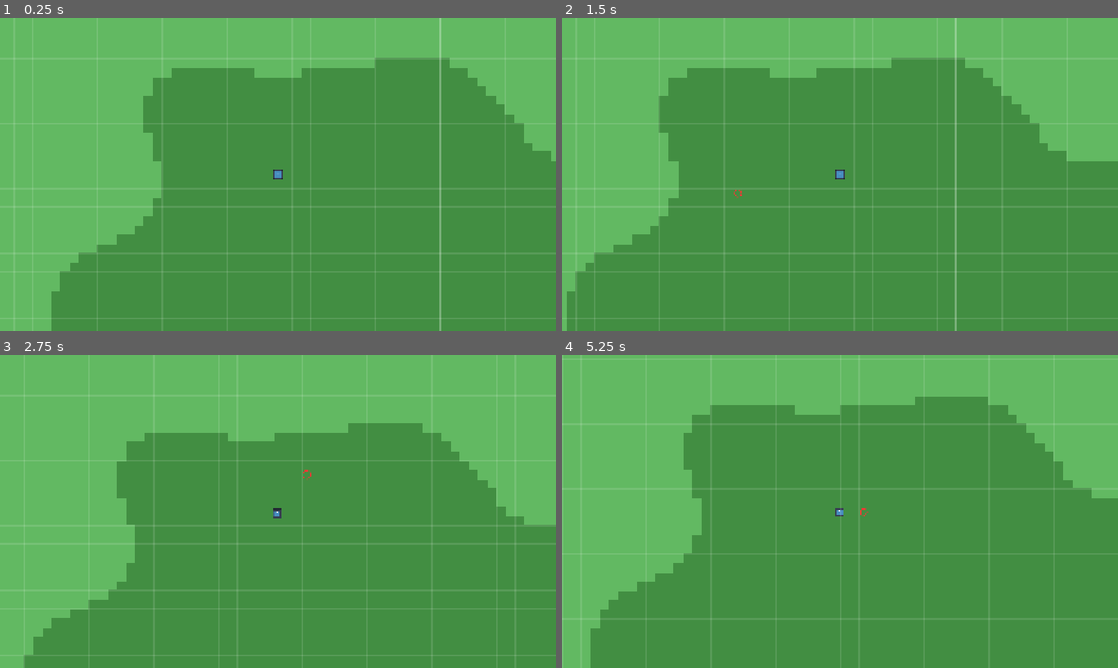
Above: before the commit, frames 1-4 (two rows, left to right).
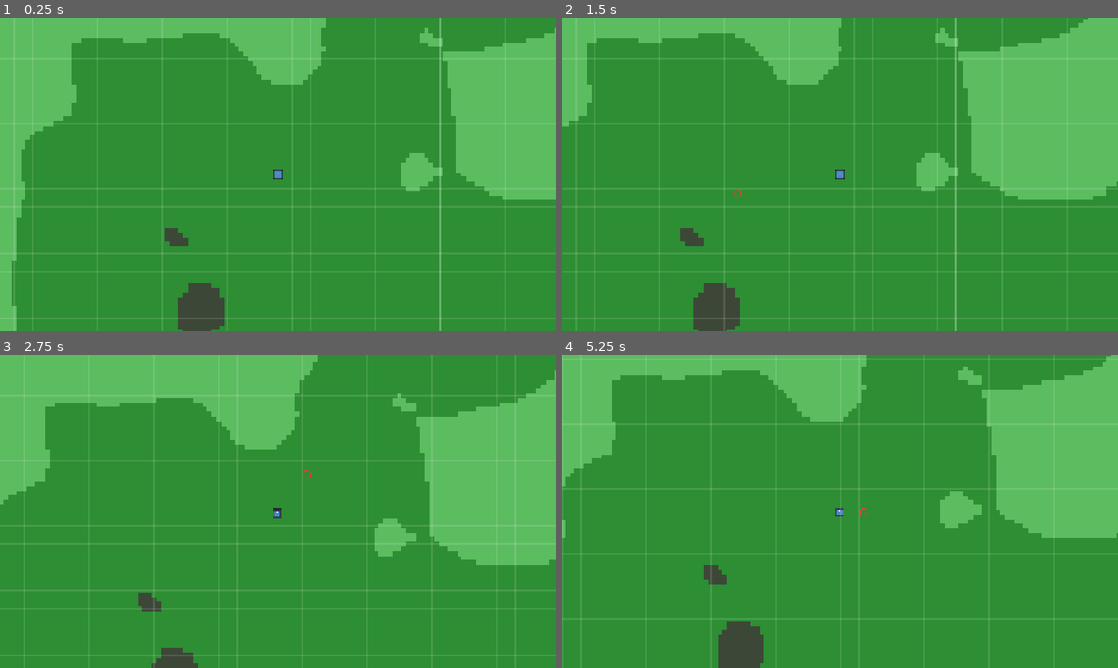
Above: after the commit, the same moments.

Repository: Zathmier/necromancer-game-public
Game: Godot game, scene res://scenes/main.tscn
Same seed, same stepped clock (60 frames per second), same inputs: the game is played once before the commit and once after it. The engine's default icon, where the game draws it, is replaced by a stand-in: a white triangle on a blue panel in a dark square.
Inputs (mouse positions are in pixels of both pictures, inside the frame that each line leads up to):
- Up to frame 1 (0.25 s): no input
- Up to frame 2 (1.5 s): tap Enter at 0.5 s; move the mouse to (962, 158) at 0.52 s; click (962, 158) at 0.67 s; move the mouse to (728, 190) at 1.27 s; click (728, 190) at 1.42 s
- Up to frame 3 (2.75 s): move the mouse to (333, 442) at 2.02 s; click (333, 442) at 2.17 s
- Up to frame 4 (5.25 s): move the mouse to (812, 574) at 2.77 s; click (812, 574) at 2.92 s; move the mouse to (1006, 558) at 3.52 s; click (1006, 558) at 3.67 s; move the mouse to (673, 464) at 4.27 s; click (673, 464) at 4.42 s; move the mouse to (867, 511) at 5.02 s; click (867, 511) at 5.17 s

The runs differ from the first frame. In frame 1, 28% of the frame differs, in the area x 2-100%, y 0-100%; in frame 2, 26%; in frame 3, 31%, in the area x 0-100%, y 0-100%; in frame 4, 28%.

Commit message:
WorldTileMap: fix strict typing (keys -> Array[String]) and minor typed cleanups

Diff:
--- a/scripts/Main.gd
+++ b/scripts/Main.gd
@@ -1,10 +1,10 @@
 extends Node2D
 
-const PlayerScript   = preload("res://scripts/player/Player.gd")
-const ConsoleScript  = preload("res://scripts/ui/Console.gd")
-const GridScript     = preload("res://scripts/debug/Grid.gd")
-const WorldGenScript = preload("res://scripts/world/WorldGen.gd")
-const WorldViewScript= preload("res://scripts/world/WorldDebugPainter.gd")
+const PlayerScript    = preload("res://scripts/player/Player.gd")
+const ConsoleScript   = preload("res://scripts/ui/Console.gd")
+const GridScript      = preload("res://scripts/debug/Grid.gd")
+const WorldGenScript  = preload("res://scripts/world/WorldGen.gd")
+const WorldMapScript  = preload("res://scripts/world/WorldTileMap.gd")
 
 const TILE := 32
 const HALF_TILE := TILE / 2
@@ -12,7 +12,7 @@
 func _ready() -> void:
 	_configure_window()
 
-	# Screen overlay grid
+	# Screen overlay grid (CanvasLayer so it doesn't transform with world)
 	var grid_layer := CanvasLayer.new()
 	grid_layer.name = "GridLayer"
 	add_child(grid_layer)
@@ -22,16 +22,17 @@
 	grid.set_script(GridScript)
 	grid_layer.add_child(grid)
 
-	# World generator + debug painter
+	# World generator
 	var world := Node.new()
 	world.name = "WorldGen"
 	world.set_script(WorldGenScript)
 	add_child(world)
 
-	var view := Node2D.new()
-	view.name = "WorldView"
-	view.set_script(WorldViewScript)
-	add_child(view)
+	# TileMap world renderer (streaming)
+	var world_map := Node2D.new()
+	world_map.name = "WorldMapRoot"
+	world_map.set_script(WorldMapScript)
+	add_child(world_map)
 
 	# Player
 	var player := CharacterBody2D.new()
@@ -58,4 +59,4 @@
 	ui.add_child(console)
 
 func _configure_window() -> void:
-	DisplayServer.window_set_size(Vector2i(1920,1080))
+	DisplayServer.window_set_size(Vector2i(1920, 1080))
--- /dev/null
+++ b/scripts/world/WorldTileMap.gd
@@ -0,0 +1,148 @@
+extends Node2D
+# Streamed TileMap renderer for biomes.
+# Godot 4.5 / GDScript. No inspector setup required.
+
+const TILE := 32
+const CHUNK_TILES := 48
+const CHUNK_MARGIN := 1  # stream 1 chunk beyond view
+
+# Colors per biome
+const BIOME_COLORS := {
+	"water":  Color(0.18, 0.42, 0.95),
+	"sand":   Color(0.84, 0.76, 0.52),
+	"grass":  Color(0.36, 0.74, 0.38),
+	"forest": Color(0.18, 0.56, 0.20),
+	"rock":   Color(0.24, 0.28, 0.22),
+}
+
+var _tilemap: TileMap
+var _tileset: TileSet
+var _atlas_id: int = -1
+var _biome_atlas_coord: Dictionary[String, Vector2i] = {}  # biome -> atlas coord
+
+var _loaded_chunks: Dictionary[Vector2i, bool] = {}
+var _last_cam_pos: Vector2 = Vector2.INF
+var _last_cam_zoom: Vector2 = Vector2.INF
+var _last_vp_size: Vector2 = Vector2.ZERO
+
+@onready var _worldgen: Node = get_tree().current_scene.find_child("WorldGen", true, false)
+
+func _ready() -> void:
+	_build_tileset()
+	_tilemap = TileMap.new()
+	_tilemap.name = "WorldMap"
+	_tilemap.tile_set = _tileset
+	_tilemap.cell_quadrant_size = 16
+	_tilemap.rendering_quadrant_size = 16
+	add_child(_tilemap)
+	set_process(true)
+
+func _process(_dt: float) -> void:
+	var cam := get_viewport().get_camera_2d()
+	if cam == null:
+		return
+
+	var vp_size: Vector2 = get_viewport_rect().size
+	if cam.global_position.distance_to(_last_cam_pos) < 8.0 and cam.zoom == _last_cam_zoom and vp_size == _last_vp_size:
+		return # nothing significant changed
+
+	_last_cam_pos = cam.global_position
+	_last_cam_zoom = cam.zoom
+	_last_vp_size = vp_size
+
+	var world_rect: Rect2 = _world_rect_visible(cam, vp_size)
+	_update_stream(world_rect)
+
+# ---------- tileset build ----------
+
+func _build_tileset() -> void:
+	# Convert Variant[] -> String[] explicitly (strict typing)
+	var raw_keys: Array = BIOME_COLORS.keys()
+	var names: Array[String] = []
+	for k in raw_keys:
+		names.append(String(k))
+	names.sort()
+
+	var count: int = names.size()
+	var atlas_img := Image.create(TILE * count, TILE, false, Image.FORMAT_RGBA8)
+
+	for i in range(count):
+		var tile_img := Image.create(TILE, TILE, false, Image.FORMAT_RGBA8)
+		tile_img.fill(BIOME_COLORS[names[i]])
+		atlas_img.blit_rect(tile_img, Rect2i(Vector2i.ZERO, Vector2i(TILE, TILE)), Vector2i(i * TILE, 0))
+
+	var tex := ImageTexture.create_from_image(atlas_img)
+
+	var atlas := TileSetAtlasSource.new()
+	atlas.texture = tex
+	atlas.texture_region_size = Vector2i(TILE, TILE)
+
+	for i in range(count):
+		var coord: Vector2i = Vector2i(i, 0)
+		atlas.create_tile(coord)
+		_biome_atlas_coord[names[i]] = coord
+
+	_tileset = TileSet.new()
+	_atlas_id = _tileset.add_source(atlas)
+
+# ---------- streaming ----------
+
+func _world_rect_visible(cam: Camera2D, vp_size: Vector2) -> Rect2:
+	var size_ws: Vector2 = vp_size * cam.zoom
+	var tl_ws: Vector2 = cam.get_screen_center_position() - size_ws * 0.5
+	return Rect2(tl_ws, size_ws)
+
+func _update_stream(world_rect: Rect2) -> void:
+	var tl_tile := Vector2i(floori(world_rect.position.x / TILE), floori(world_rect.position.y / TILE))
+	var br: Vector2 = world_rect.position + world_rect.size
+	var br_tile := Vector2i(floori(br.x / TILE), floori(br.y / TILE))
+
+	var min_cx: int = floori(float(tl_tile.x) / CHUNK_TILES) - CHUNK_MARGIN
+	var min_cy: int = floori(float(tl_tile.y) / CHUNK_TILES) - CHUNK_MARGIN
+	var max_cx: int = floori(float(br_tile.x) / CHUNK_TILES) + CHUNK_MARGIN
+	var max_cy: int = floori(float(br_tile.y) / CHUNK_TILES) + CHUNK_MARGIN
+
+	var wanted: Dictionary[Vector2i, bool] = {}
+
+	for cy in range(min_cy, max_cy + 1):
+		for cx in range(min_cx, max_cx + 1):
+			var c: Vector2i = Vector2i(cx, cy)
+			wanted[c] = true
+			if not _loaded_chunks.has(c):
+				_load_chunk(c)
+
+	# figure out which loaded chunks are no longer wanted
+	var to_remove: Array[Vector2i] = []
+	for k in _loaded_chunks.keys():
+		var ck := k as Vector2i
+		if not wanted.has(ck):
+			to_remove.append(ck)
+
+	for c in to_remove:
+		_unload_chunk(c)
+
+func _load_chunk(c: Vector2i) -> void:
+	if _worldgen == null or not _worldgen.has_method("get_biome"):
+		push_warning("WorldGen.get_biome not found; skipping chunk render")
+		return
+
+	var start_wx: int = c.x * CHUNK_TILES
+	var start_wy: int = c.y * CHUNK_TILES
+
+	for ty in range(CHUNK_TILES):
+		for tx in range(CHUNK_TILES):
+			var wx: int = start_wx + tx
+			var wy: int = start_wy + ty
+			var biome: String = String(_worldgen.call("get_biome", wx, wy))
+			var coord: Vector2i = (_biome_atlas_coord.get(biome, _biome_atlas_coord.get("rock")) as Vector2i)
+			_tilemap.set_cell(0, Vector2i(wx, wy), _atlas_id, coord)
+
+	_loaded_chunks[c] = true
+
+func _unload_chunk(c: Vector2i) -> void:
+	var start_wx: int = c.x * CHUNK_TILES
+	var start_wy: int = c.y * CHUNK_TILES
+	for ty in range(CHUNK_TILES):
+		for tx in range(CHUNK_TILES):
+			_tilemap.erase_cell(0, Vector2i(start_wx + tx, start_wy + ty))
+	_loaded_chunks.erase(c)
Not shown, added: scripts/world/WorldTileMap.gd.uid
